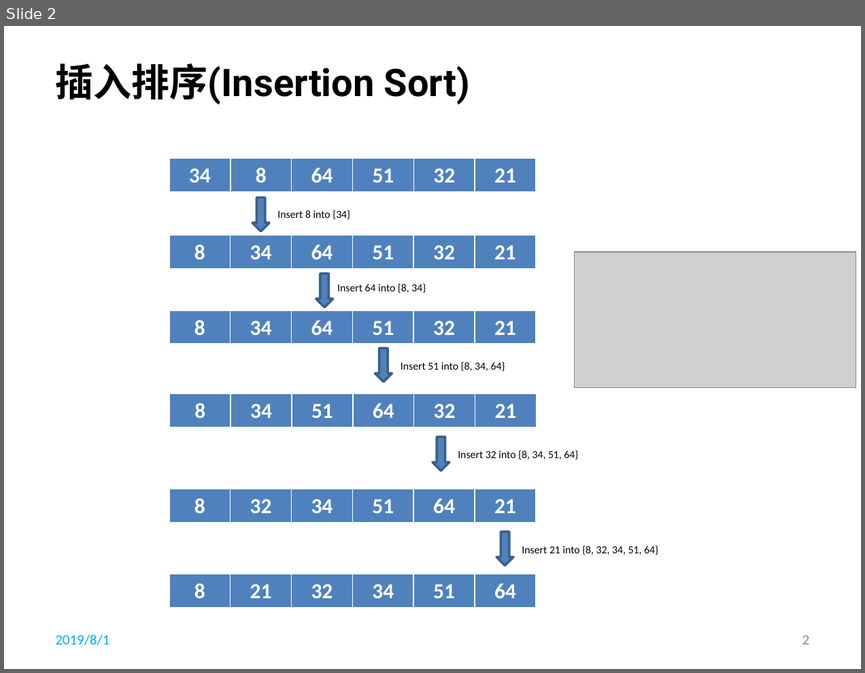
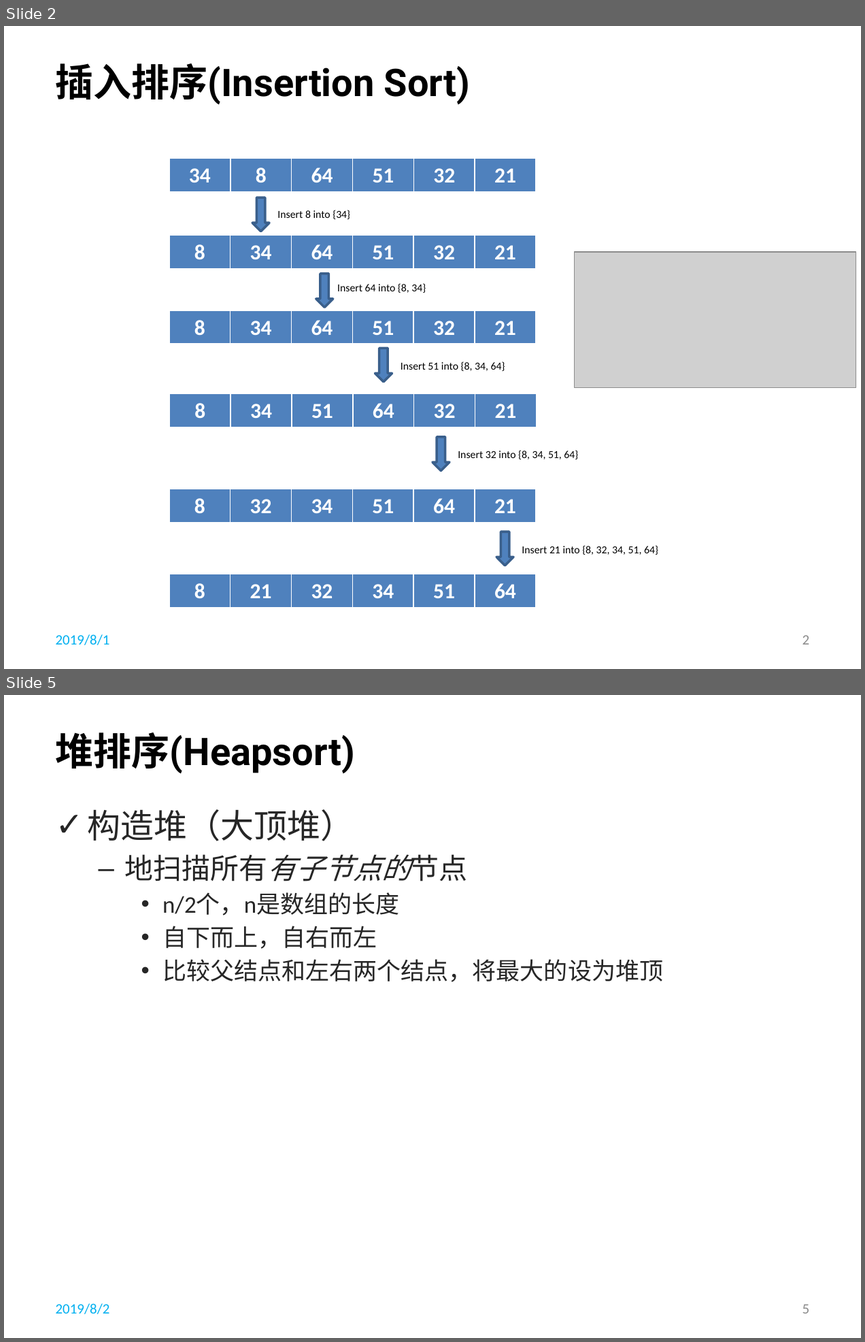
Before and after one commit to li-shengli/selfstudy, a slide deck: PPT/Data Structures and Algorithm Analysis in Java - Sorting.pptx. Shown one above the other, each under a label of ours: slide 2 before the commit, slides 2 and 5 after it; the slides between them are not shown. The pictures are 865x673 and 865x1342 pixels, drawn with LibreOffice and Linux fonts; fonts in the diff are those of the drawing; grey boxes stand for pictures; background and template pictures are left out. Boxes give left, top, right and bottom in pixels: in the first picture for what was removed or moved away, otherwise in the second. Text is boxed around its words. In the diff, an @@ line names an element or a change of style, - is before the commit and + after.

```diff
--- a/PPT/Data Structures and Algorithm Analysis in Java - Sorting.pptx
+++ b/PPT/Data Structures and Algorithm Analysis in Java - Sorting.pptx
@@ slide 5 added at (4,695,861,1338), background picture (left out) @@
@@ title added at (56,732,355,774), 32 pt, text #000000, bold @@
+堆排序(Heapsort)
@@ text added at (88,809,663,982), 20 pt, text #262626 @@
+✓ 构造堆（大顶堆）
+  – 地扫描所有有子节点的节点
+    • n/2个，n是数组的长度
+    • 自下而上，自右而左
+    • 比较父结点和左右两个结点，将最大的设为堆顶
@@ text added at (56,1303,110,1314), 12 pt, text #00B0F0 @@
+2019/8/2
@@ page number added at (802,1304,810,1313), 12 pt, text #8C8C8C @@
+5
```
Also in this commit, not shown: 5 other slides added.
